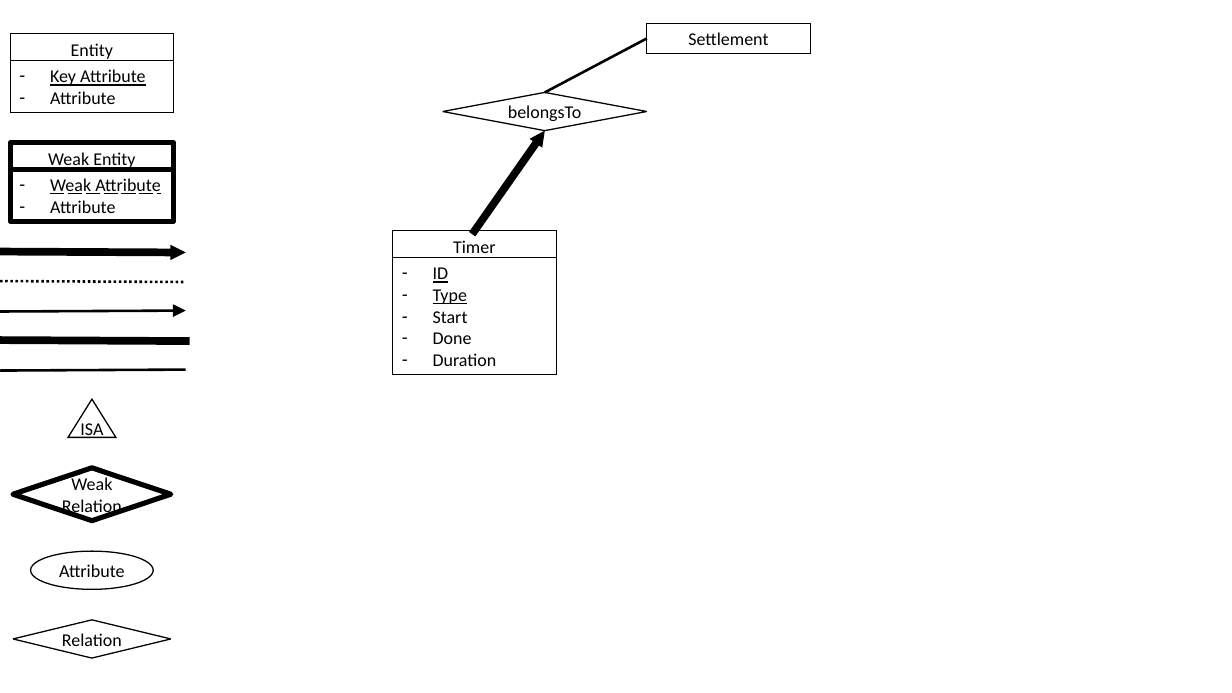
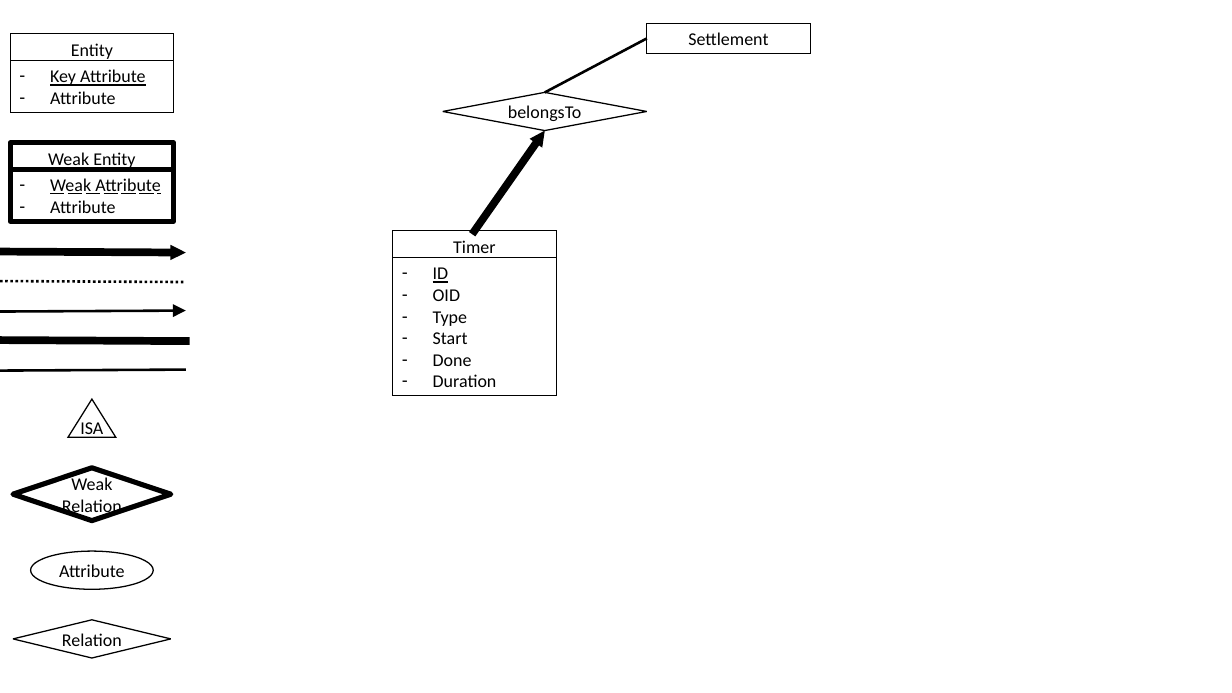
Before and after one commit to JeCheeseSmith/Clash-of-ppdb-s, a slide deck: slide 4 of documentation/database/ER-Diagram.pptx. Drawn at 1232x693 pixels with LibreOffice and Linux fonts; fonts in the diff are those of the drawing; background and template pictures are left out. Boxes give left, top, right and bottom in pixels: in the first picture for what was removed or moved away, otherwise in the second. Text is boxed around its words. In the diff, an @@ line names an element or a change of style, - is before the commit and + after.

```diff
--- a/documentation/database/ER-Diagram.pptx
+++ b/documentation/database/ER-Diagram.pptx
@@ rectangle "ID" resized from (x1=393, y1=258, x2=556, y2=375) to (x1=393, y1=258, x2=556, y2=396) @@
@@ text in rectangle at (x1=433, y1=289, x2=460, y2=301): paragraph added @@
+– OID
@@ text in rectangle at (x1=433, y1=311, x2=467, y2=326): underline off in "Type" @@
```
Also in this commit, not shown: 6 other files.
